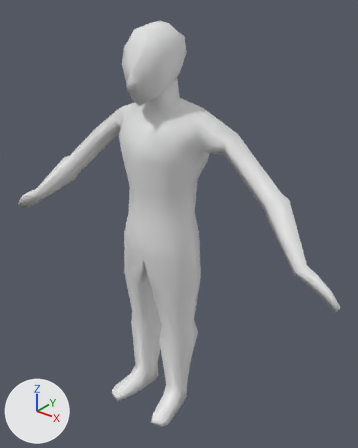
The Blender file Assets/Game Actor/Enemy/Laughing Zombie/LaughinZombie.blend as it was, and as the next commit left it.
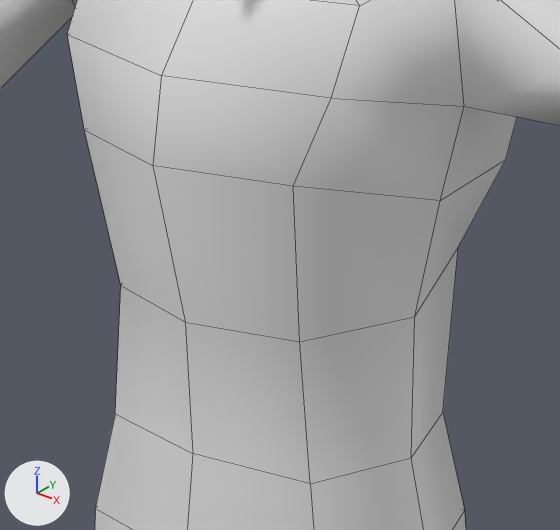
Old and new are each drawn whole from a 50 mm lens placed at (2.214, -2.361, 3.182), pointed at (0.087, 0.298, 1.534) and again close up on the part from 29% to 61% of the width and 29% to 53% of the height. Lighting does not change. The marker at lower left points along +X, +Y and +Z. The close-ups show mesh edges as thin lines. The same objects are shown in both versions, whatever each file hides.

In view in the first close-up: '_Mesh'.
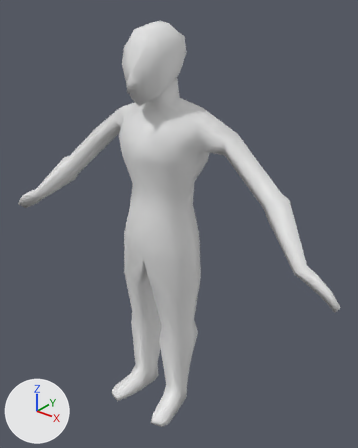
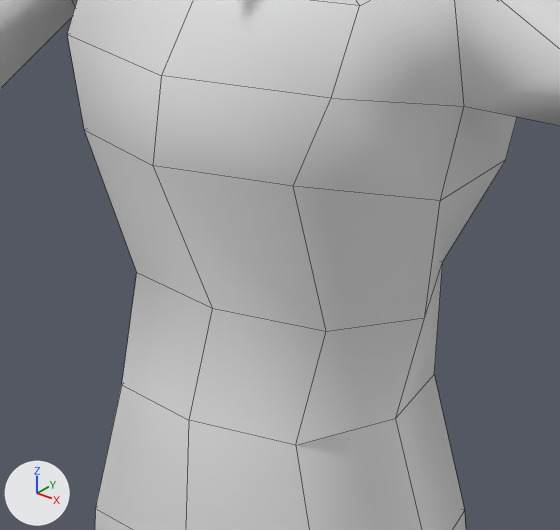
What the commit changed:
me_cube_081 has 285 vertices, 282 faces and spans x -1.16..1.18, y -4.74..5.11, z -0.01..9.71.
me_cube_081 is used by ob_mesh; location (0.008, 0.142, -0.04); rotation (0.0, 0.0, 1.571), in degrees (0, 0, 90); scale (0.31, 0.31, 0.31).
Part 1, on me_cube_081:
Vertex 58 of me_cube_081 moves from (0.63, 0.6, 5.46) to (0.65, 0.53, 5.63).
Vertex 60 of me_cube_081 moves from (-0.37, 0.6, 5.46) at pixel (115, 413) to (-0.39, 0.53, 5.63) at pixel (121, 384).
Vertex 63 of me_cube_081 moves from (0.13, 0.79, 5.46) to (0.13, 0.7, 5.63).
Vertex 64 of me_cube_081 moves from (-0.36, 0.53, 6.13) at pixel (120, 285) to (-0.21, 0.56, 6.15) at pixel (136, 272).
Vertex 65 of me_cube_081 moves from (0.15, 0.79, 6.16) to (0.16, 0.84, 6.16).
Vertex 66 of me_cube_081 moves from (0.82, 0.53, 6.23) to (0.65, 0.56, 6.22).
Vertex 160 of me_cube_081 moves from (0.63, -0.63, 5.46) at pixel (442, 412) to (0.65, -0.56, 5.63) at pixel (434, 374).
Vertex 162 of me_cube_081 moves from (-0.37, -0.63, 5.46) at pixel (310, 483) to (-0.39, -0.56, 5.63) at pixel (295, 445).
Vertex 165 of me_cube_081 moves from (0.62, -0.02, 5.47) to (0.63, -0.02, 5.65).
Vertex 166 of me_cube_081 moves from (-0.49, -0.02, 5.47) at pixel (193, 453) to (-0.51, -0.02, 5.65) at pixel (189, 420).
Vertex 169 of me_cube_081 moves from (0.13, -0.82, 5.46) at pixel (411, 457) to (0.13, -0.73, 5.63) at pixel (395, 418).
Vertex 170 of me_cube_081 moves from (0.79, -0.02, 6.25) to (0.63, -0.02, 6.23).
Vertex 171 of me_cube_081 moves from (-0.5, -0.02, 6.13) at pixel (185, 322) to (-0.32, -0.02, 6.15) at pixel (212, 308).
Vertex 172 of me_cube_081 moves from (-0.36, -0.57, 6.13) at pixel (299, 341) to (-0.21, -0.6, 6.15) at pixel (326, 331).
Vertex 173 of me_cube_081 moves from (0.15, -0.82, 6.16) at pixel (414, 316) to (0.16, -0.87, 6.16) at pixel (424, 317).
Vertex 174 of me_cube_081 moves from (0.82, -0.57, 6.23) at pixel (458, 247) to (0.65, -0.6, 6.22) at pixel (442, 261).

Location of each change, (x1, y1, x2, y2) in pixels of the close-ups (560 x 530 px; the box of a moved part takes in the faces that stretch with it):
part 1 of me_cube_081, moved or reshaped: (85, 130, 506, 530) in both
